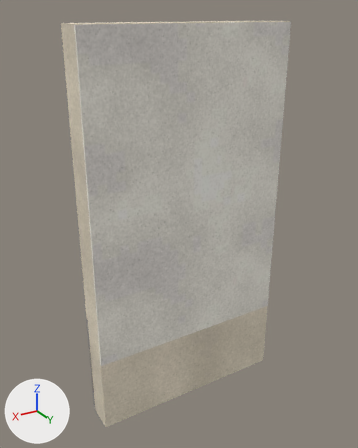
Renders of the glTF model kits/vila-urbana/pieces/g_wall_plain.glb from each side of a commit.
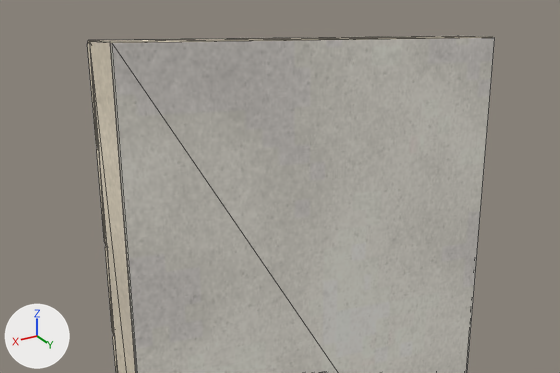
The first picture shows the older version from a 50 mm lens placed at (2.3, 3.87, 3.03), pointed at (0.05, 0.12, 1.16). The close-ups show the older and then the newer version on the part from 3% to 92% of the width and 0% to 47% of the height of that picture. Only the edits that show in the close-ups are written down. Arrows for +X, +Y and +Z are at lower left; the lights stay in place. The close-ups show mesh edges as thin lines.

Objects in the first close-up: 'g_wall_plain_plaster', 'g_wall_plain_rust'.
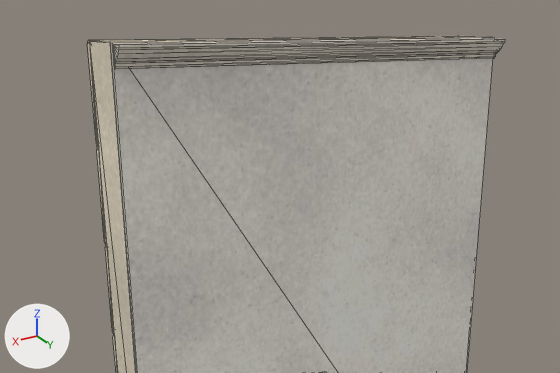
Changed parts and their boxes [x1, y1, x2, y2] in the close-ups (560 x 373 px):
'molduras', added: after [112, 39, 505, 69]

Diff of the bpy script that builds the scene:
```diff
--- a/kits/vila-urbana/pieces/g_wall_plain.glb.py
+++ b/kits/vila-urbana/pieces/g_wall_plain.glb.py
@@ img_image_15 @@
+img_image_15 = load_image('Image_15', '_unpacked/Image_15', 384, 384, 'Non-Color')
@@ img_image_12 @@
+img_image_12 = load_image('Image_12', '_unpacked/Image_12', 384, 384, 'sRGB')
@@ img_image_13 @@
+img_image_13 = load_image('Image_13', '_unpacked/Image_13', 384, 384, 'Non-Color')
@@ mat_trim @@
+mat_trim = bpy.data.materials.new('trim')
+# uses the picture img_image_12
+# uses the picture img_image_13
+# uses the picture img_image_15
@@ me_molduras @@
+me_molduras.from_pydata(...)  # 44 vertices, 80 faces; spans x -1.0..1.0, y 0.3..0.38, z 0.0..2.94
+me_molduras.materials.append(mat_trim)
@@ ob_molduras @@
+ob_molduras = bpy.data.objects.new('molduras', me_molduras)
+ob_molduras.location = (0.0, 0.0, 0.0)
```
